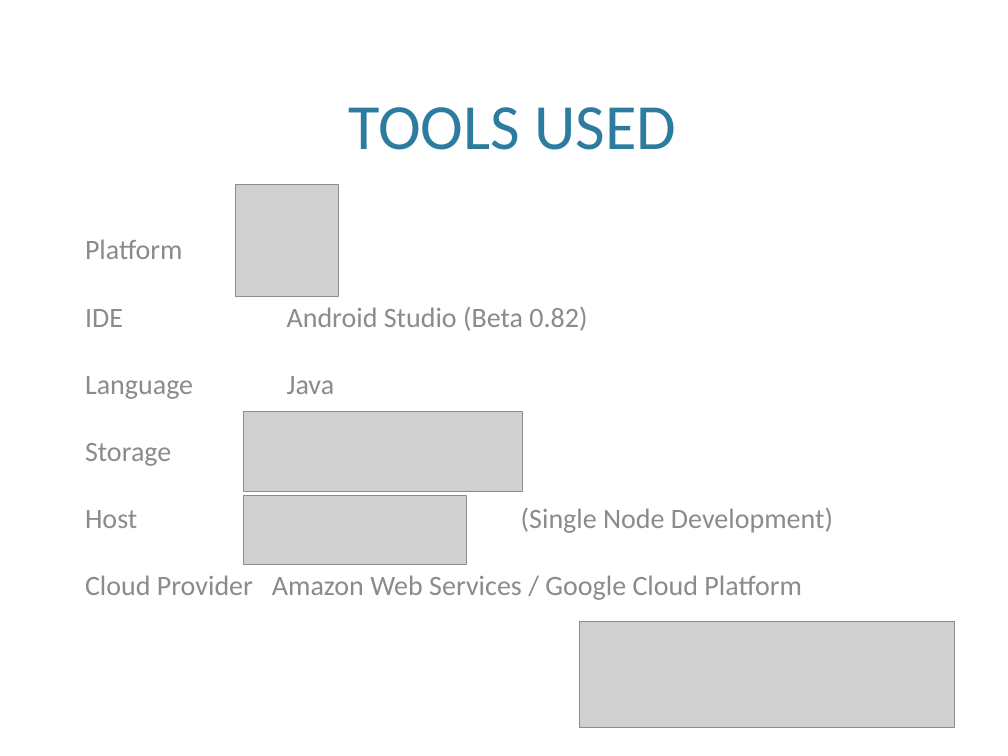
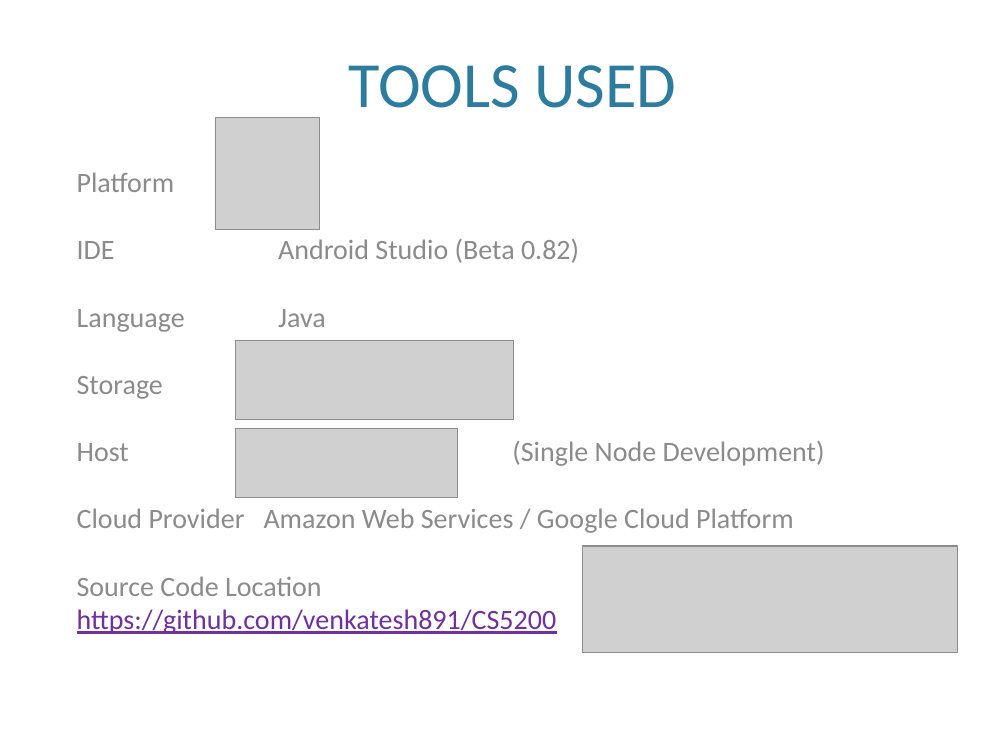
Before and after one commit to venkatesh891/CS5200, a slide deck: slide 3 of DroidNurse.pptx. Drawn at 1008x756 pixels with LibreOffice and Linux fonts; fonts in the diff are those of the drawing; grey boxes stand for pictures; background and template pictures are left out. Boxes give left, top, right and bottom in pixels: in the first picture for what was removed or moved away, otherwise in the second. Text is boxed around its words. In the diff, an @@ line names an element or a change of style, - is before the commit and + after.

```diff
--- a/DroidNurse.pptx
+++ b/DroidNurse.pptx
@@ title "TOOLS USED": place and size @@
-title "TOOLS USED" at [349,107,676,150]
+title "TOOLS USED" at [349,65,676,108]
@@ picture: place and size @@
-picture at [235,184,339,296]
+picture at [216,118,320,230]
@@ text "Platform": place and size @@
-text "Platform" at [85,239,833,600]
+text "Platform" at [77,172,825,634]
@@ picture: place and size @@
-picture at [244,411,522,491]
+picture at [235,341,513,420]
@@ picture: place and size @@
-picture at [244,496,467,565]
+picture at [235,428,458,498]
@@ picture: place and size @@
-picture at [580,622,955,729]
+picture at [583,546,958,653]
@@ text at [77,576,557,634]: paragraphs added @@
+Source Code Location
+https://github.com/venkatesh891/CS5200
```
Also in this commit, not shown: 3 other slides changed, 5 other files.
